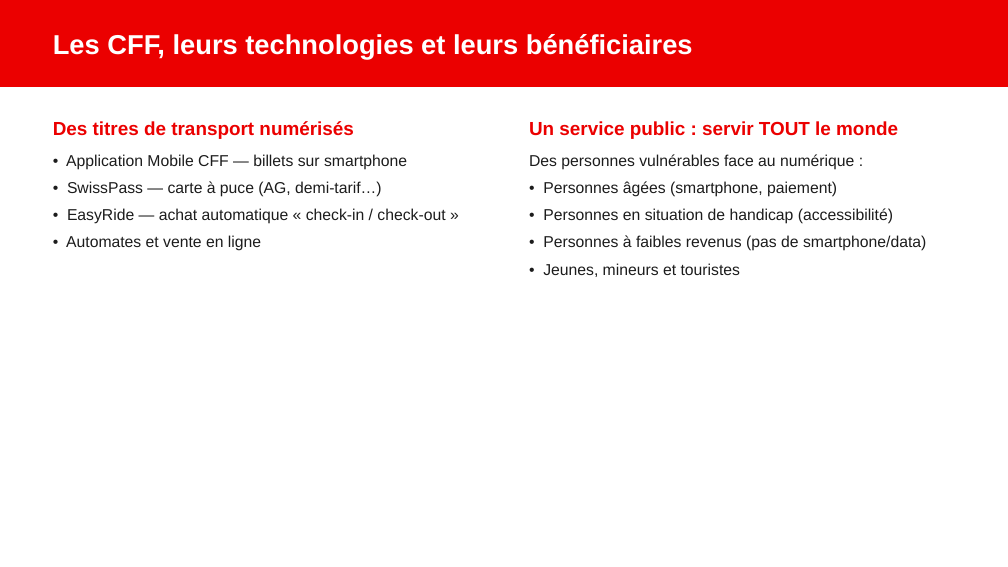
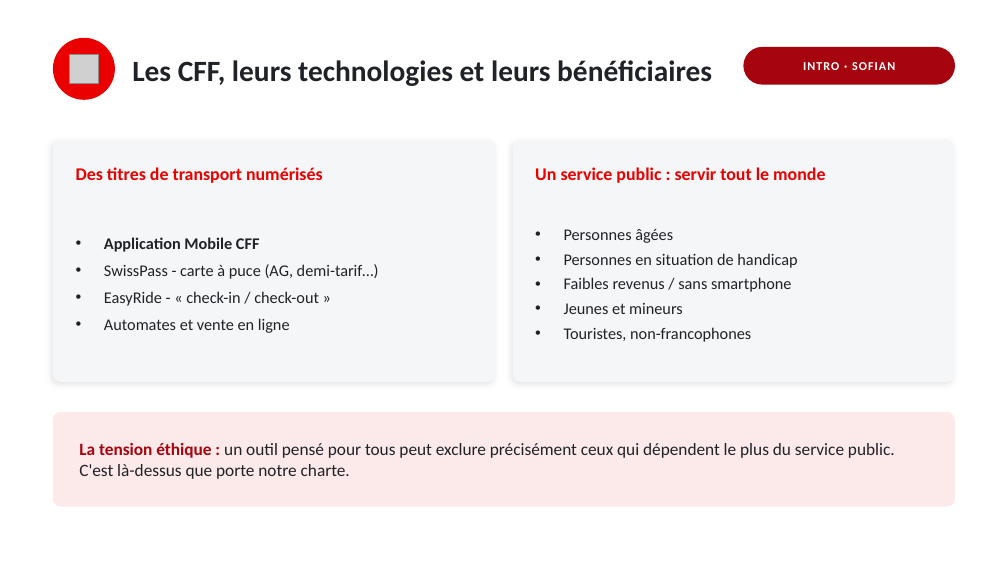
Before and after one commit to mircoprofico/charte-ethique-CFF, a slide deck: slide 2 of presentation_charte_CFF.pptx. Drawn at 1008x567 pixels with LibreOffice and Linux fonts; fonts in the diff are those of the drawing; grey boxes stand for pictures. Boxes give left, top, right and bottom in pixels: in the first picture for what was removed or moved away, otherwise in the second. Text is boxed around its words. In the diff, an @@ line names an element or a change of style, - is before the commit and + after.

Commit message:
presentation

```diff
--- a/presentation_charte_CFF.pptx
+++ b/presentation_charte_CFF.pptx
@@ rectangle removed at box(0, 0, 1008, 87) @@
@@ ellipse added at box(53, 38, 115, 100), fill #EB0000 @@
@@ picture added at box(70, 54, 98, 83) @@
@@ text "Les CFF, leurs technologies et ...": place and size @@
-text "Les CFF, leurs technologies et ..." at box(53, 34, 693, 59)
+text "Les CFF, leurs technologies et ..." at box(132, 60, 712, 86)
@@ text "Les CFF, leurs technologies et ..." at box(132, 60, 712, 86): size 26 to 28 pt, font Arial to Calibri, text colour #FFFFFF to #1F2328; less space between paragraphs @@
@@ rounded rectangle added at box(743, 47, 955, 85), fill #A60510 @@
@@ text added at box(803, 62, 895, 70), 11.5 pt, text #FFFFFF, bold @@
+INTRO · SOFIAN
@@ rounded rectangle added at box(53, 140, 495, 382), fill #F5F6F7 @@
@@ rounded rectangle added at box(513, 140, 955, 382), fill #F5F6F7 @@
@@ text added at box(76, 167, 323, 183), 17 pt, text #EB0000, bold @@
+Des titres de transport numérisés
@@ text added at box(535, 167, 825, 183), 17 pt, text #EB0000, bold @@
+Un service public : servir tout le monde
@@ text "Application Mobile CFF" at box(104, 237, 379, 333): vertical alignment top to middle @@
@@ text "Personnes âgées" at box(564, 229, 797, 342): vertical alignment top to middle @@
@@ text at box(104, 237, 379, 333): text changed; size 15 to 15.5 pt; font Arial to Calibri; text colour #1C1C1C to #1F2328 @@
-Des titres de transport numérisés
-• Application Mobile CFF — billets sur smartphone
-• SwissPass — carte à puce (AG, demi-tarif…)
-• EasyRide — achat automatique « check-in / check-out »
-• Automates et vente en ligne
+• Application Mobile CFF
+• SwissPass - carte à puce (AG, demi-tarif…)
+• EasyRide - « check-in / check-out »
+• Automates et vente en ligne
@@ text at box(564, 229, 797, 342): text changed; size 15 to 15.5 pt; font Arial to Calibri; text colour #1C1C1C to #1F2328 @@
-Un service public : servir TOUT le monde
-Des personnes vulnérables face au numérique :
-• Personnes âgées (smartphone, paiement)
-• Personnes en situation de handicap (accessibilité)
-• Personnes à faibles revenus (pas de smartphone/data)
-• Jeunes, mineurs et touristes
+• Personnes âgées
+• Personnes en situation de handicap
+• Faibles revenus / sans smartphone
+• Jeunes et mineurs
+• Touristes, non-francophones
@@ rounded rectangle added at box(53, 412, 955, 507), fill #FCE9E9 @@
@@ text added at box(79, 443, 895, 479), 16.5 pt, text #1F2328 @@
+La tension éthique : un outil pensé pour tous peut exclure précisément ceux qui dépendent le plus du service public. C'est là-dessus que porte notre charte.
```
Also in this commit, not shown: 3 other slides changed, 4 slides added, 2 slides removed.
